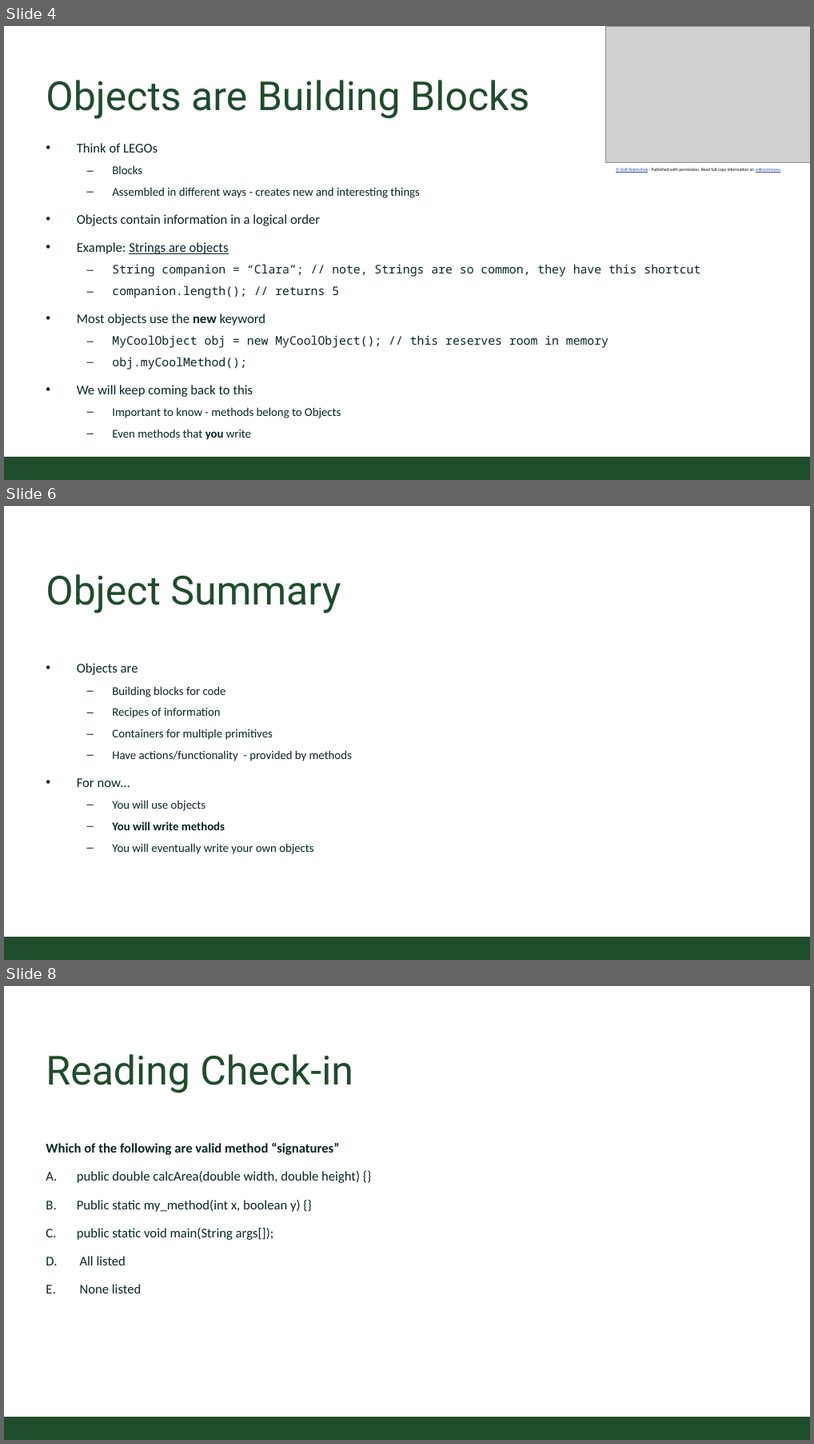
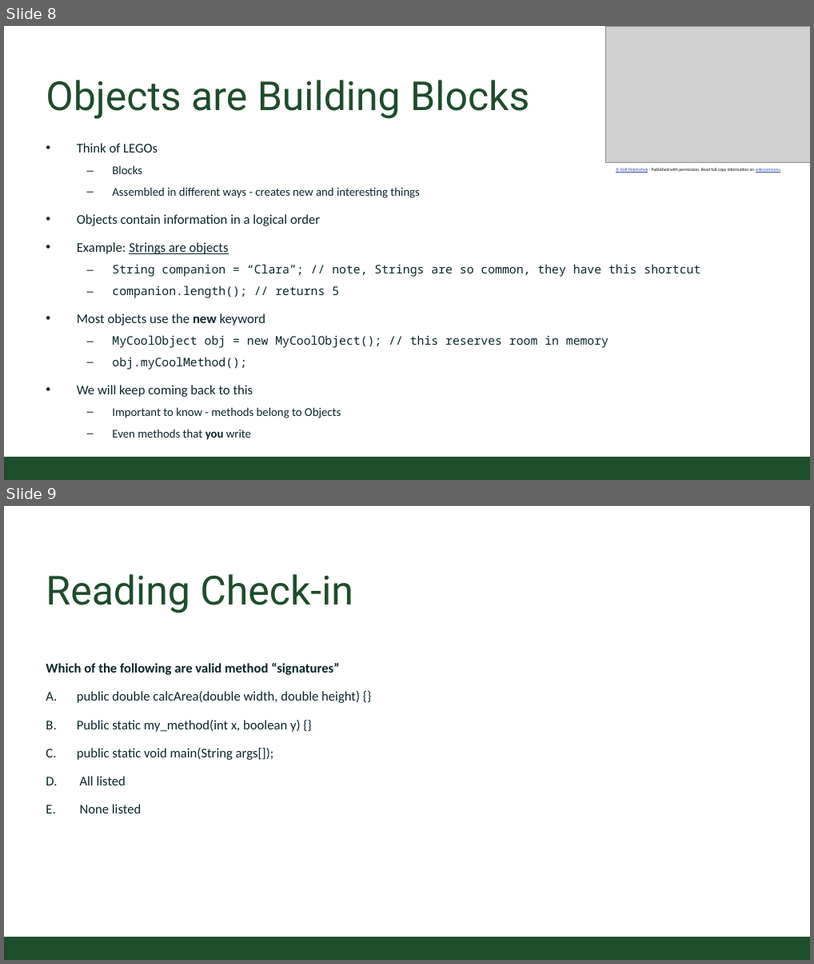
Before and after one commit to CSU-CompSci-CS163-4/Handouts, a slide deck: slides/On-Campus/02_02_ObjectsMethods.pptx. Shown one above the other, each under a label of ours: slides 4, 6 and 8 before the commit, slides 8 and 9 after it; the slides between them are not shown. The pictures are 814x1444 and 814x964 pixels, drawn with LibreOffice and Linux fonts; fonts in the diff are those of the drawing; grey boxes stand for pictures; background and template pictures are left out. Boxes give left, top, right and bottom in pixels: in the first picture for what was removed or moved away, otherwise in the second. Text is boxed around its words. In the diff, an @@ line names an element or a change of style, - is before the commit and + after.

Commit message:
methods and objects updated

```diff
--- a/slides/On-Campus/02_02_ObjectsMethods.pptx
+++ b/slides/On-Campus/02_02_ObjectsMethods.pptx
@@ slide 6 removed at (x1=4, y1=506, x2=810, y2=960), background #FFFFFF; not listed: 1 template element that a slide beside it also shows @@
@@ title removed at (x1=46, y1=574, x2=341, y2=613) @@
-Object Summary
@@ text removed at (x1=77, y1=663, x2=352, y2=854) @@
-• Objects are
-  – Building blocks for code
-  – Recipes of information
-  – Containers for multiple primitives
-  – Have actions/functionality - provided by methods
-• For now…
-  – You will use objects
-  – You will write methods
-  – You will eventually write your own objects
@@ what was slide 4 is now slide 8 @@
@@ what was slide 8 is now slide 9 @@
```
Also in this commit, not shown: 3 slides changed, 5 slides added, 4 other slides removed.
